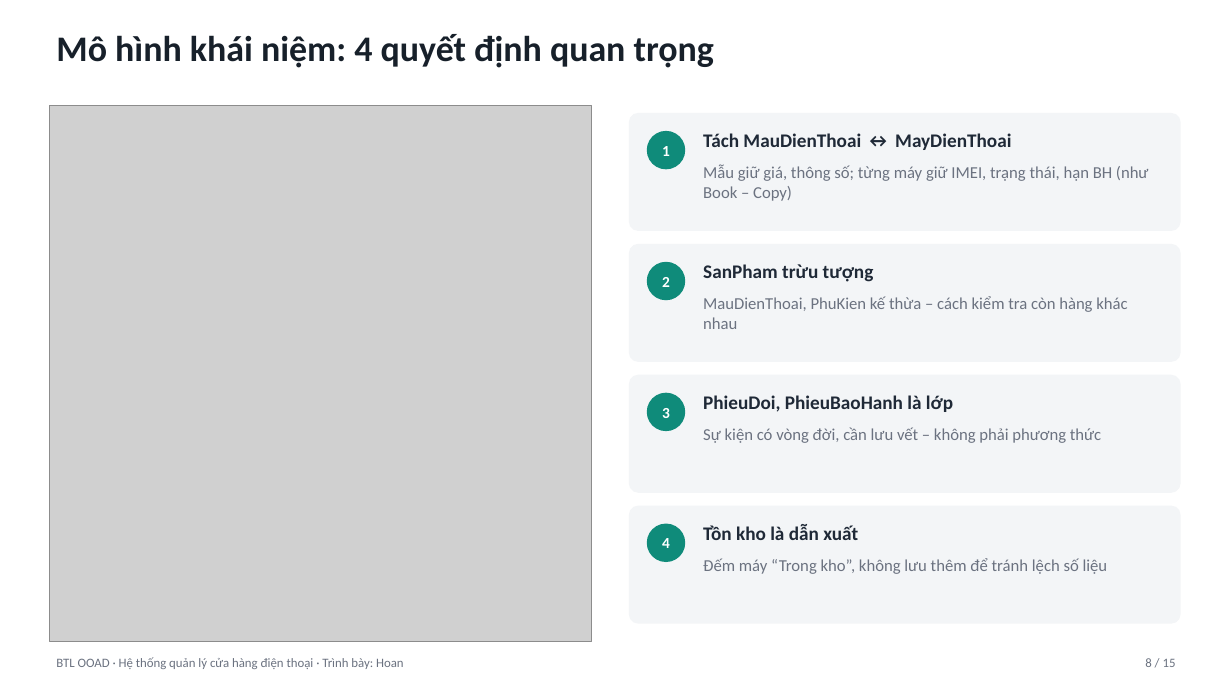
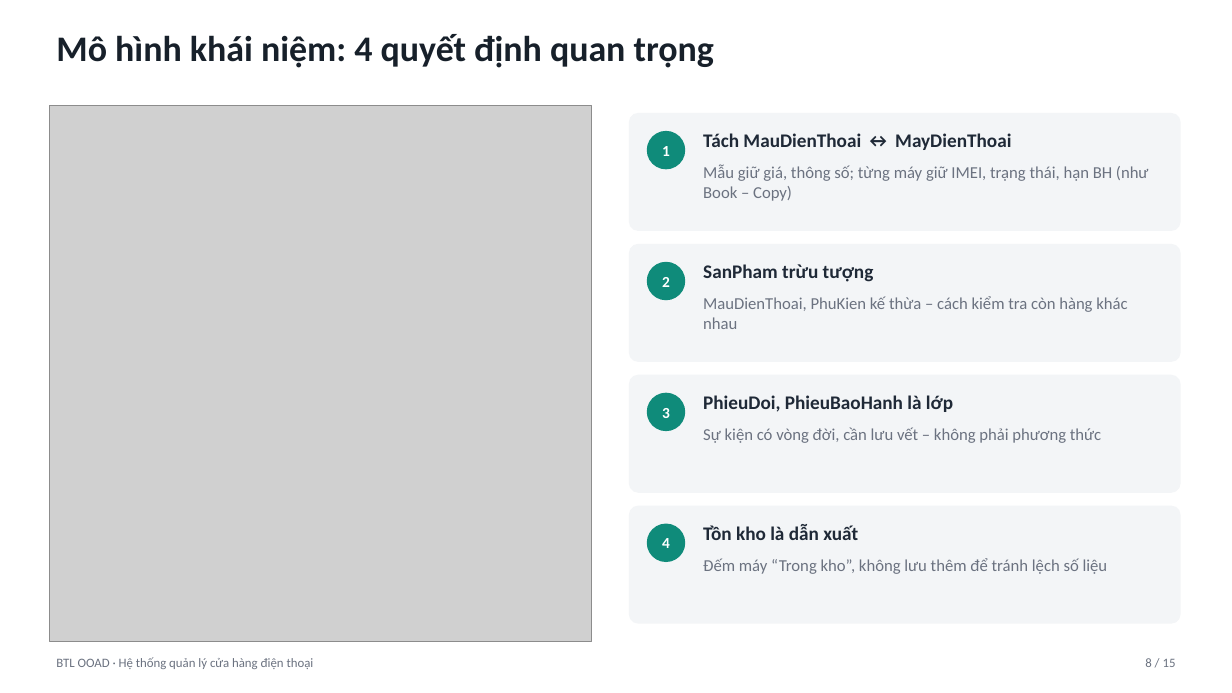
Before and after one commit to trungkien1407/OOP, a slide deck: slide 8 of Slide_ThuyetTrinh_15phut.pptx. Drawn at 1232x693 pixels with LibreOffice and Linux fonts; fonts in the diff are those of the drawing; grey boxes stand for pictures. Boxes give left, top, right and bottom in pixels: in the first picture for what was removed or moved away, otherwise in the second. Text is boxed around its words. In the diff, an @@ line names an element or a change of style, - is before the commit and + after.

```diff
--- a/Slide_ThuyetTrinh_15phut.pptx
+++ b/Slide_ThuyetTrinh_15phut.pptx
@@ text at (x1=56, y1=657, x2=314, y2=669): text changed @@
-BTL OOAD · Hệ thống quản lý cửa hàng điện thoại · Trình bày: Hoan
+BTL OOAD · Hệ thống quản lý cửa hàng điện thoại
```
Also in this commit, not shown: 13 other slides changed, 8 other files.
